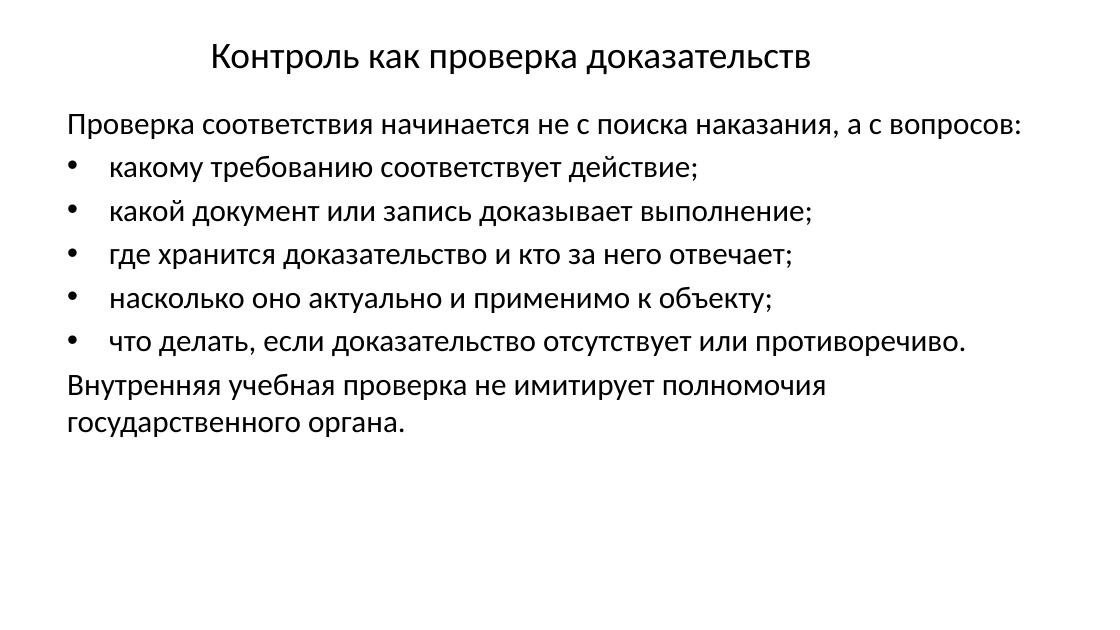
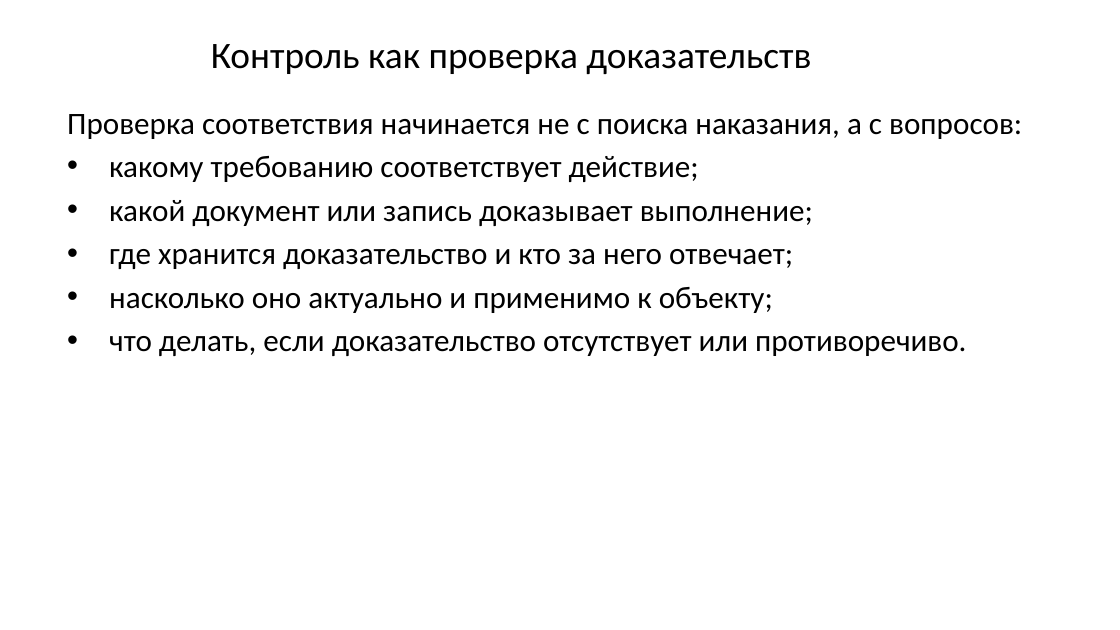
Before and after one commit to arasskazov/IFTIS-KII-2026, a slide deck: slide 6 of Lec_4/Lec_4_Модуль 4_1_Слайд-конспект.pptx. Drawn at 1120x630 pixels with LibreOffice and Linux fonts; fonts in the diff are those of the drawing; background and template pictures are left out. Boxes give left, top, right and bottom in pixels: in the first picture for what was removed or moved away, otherwise in the second. Text is boxed around its words. In the diff, an @@ line names an element or a change of style, - is before the commit and + after.

```diff
--- a/Lec_4/Lec_4_Модуль 4_1_Слайд-конспект.pptx
+++ b/Lec_4/Lec_4_Модуль 4_1_Слайд-конспект.pptx
@@ text at (x1=67, y1=374, x2=827, y2=437): paragraph removed @@
-Внутренняя учебная проверка не имитирует полномочия государственного органа.
```
Also in this commit, not shown: 8 other slides changed, 1 slide added, 2 slides removed.
